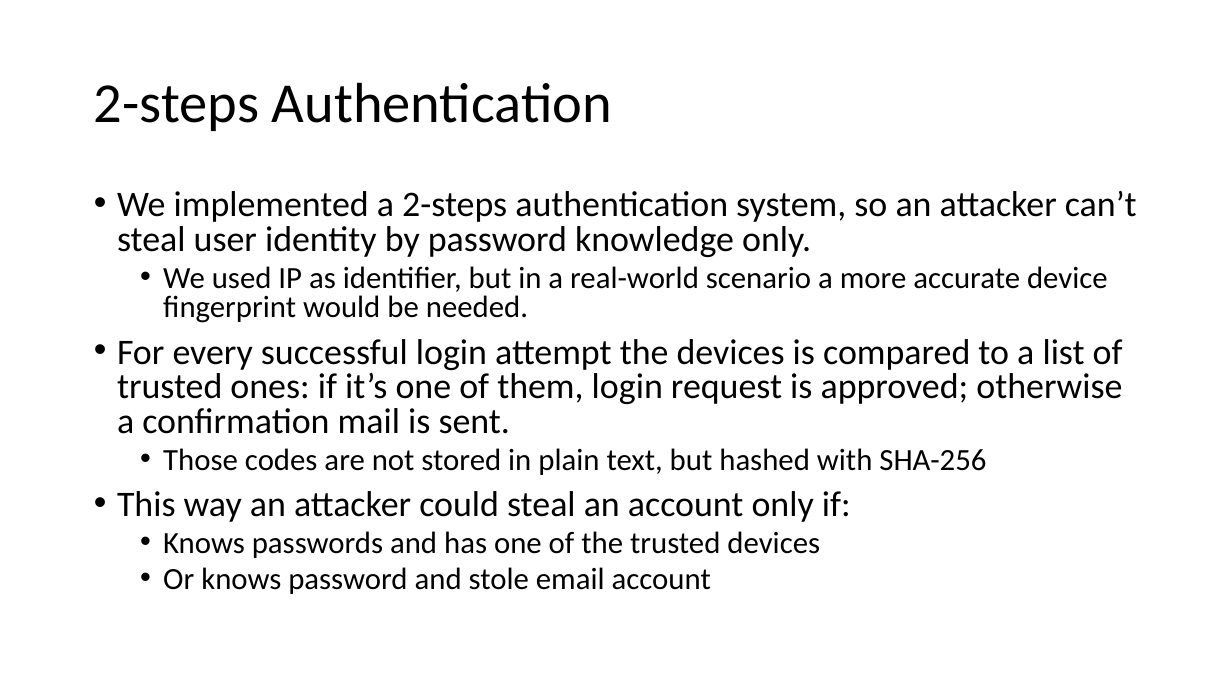
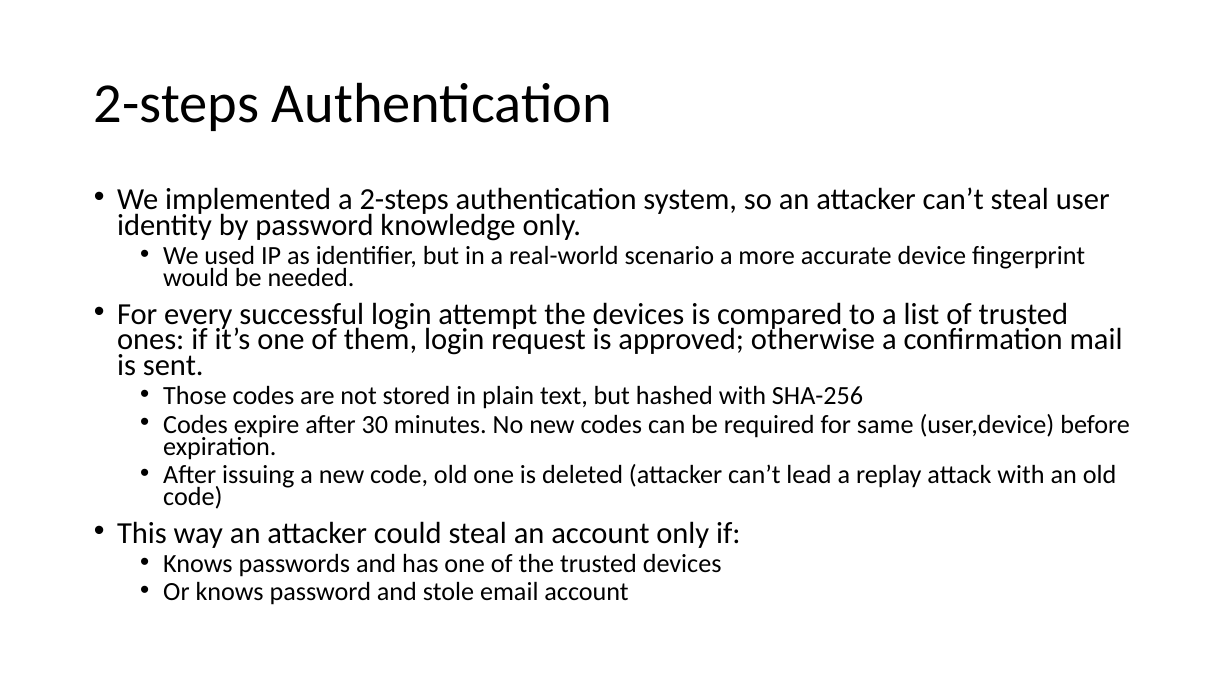
Before and after one commit to fparricelli/Encrypted-data-exchange-between-two-Arduino-boards-using-Symmetric-Encryption, a slide deck: slide 10 of Documentazione e cose così/Slide_concettuali_Luca.pptx. Drawn at 1232x693 pixels with LibreOffice and Linux fonts; fonts in the diff are those of the drawing. Boxes give left, top, right and bottom in pixels: in the first picture for what was removed or moved away, otherwise in the second. Text is boxed around its words. In the diff, an @@ line names an element or a change of style, - is before the commit and + after.

```diff
--- a/Documentazione e cose così/Slide_concettuali_Luca.pptx
+++ b/Documentazione e cose così/Slide_concettuali_Luca.pptx
@@ text at (117,187,1123,605): size 28 to 23.8 pt in "We implemented a 2-steps authentication system, so ...", "For every successful login attempt the devices ...", "This way an attacker could steal an ..."; size 24 to 20.4 pt in "We used IP as identifier, but in ...", "Those codes are not stored in plain ...", "Knows passwords and has one of the ...", "Or knows password and stole email account"; line spacing 0.8 to 0.7 @@
@@ text at (163,414,1130,509): paragraphs added @@
+  • Codes expire after 30 minutes. No new codes can be required for same (user,device) before expiration.
+  • After issuing a new code, old one is deleted (attacker can’t lead a replay attack with an old code)
```
Also in this commit, not shown: 1 other slide changed, 8 other files.
